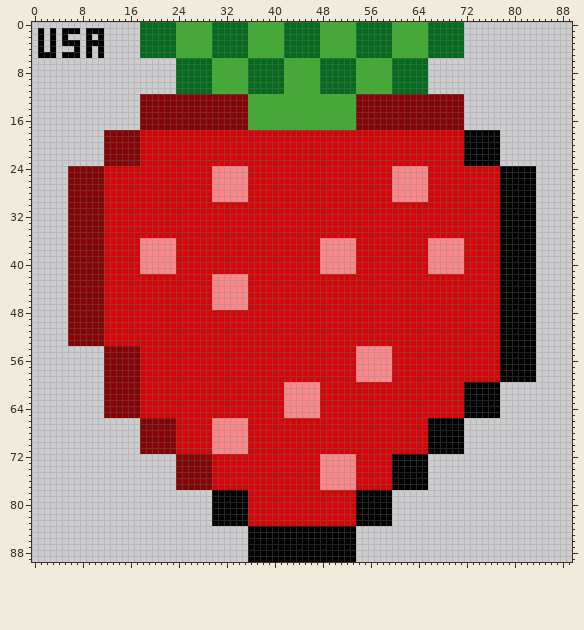
Two states of a sprite sheet, public/img/flavimg/usstrawberry.png. The picture above is the old version.
The file is 90x90 pixels.
Now the later version:
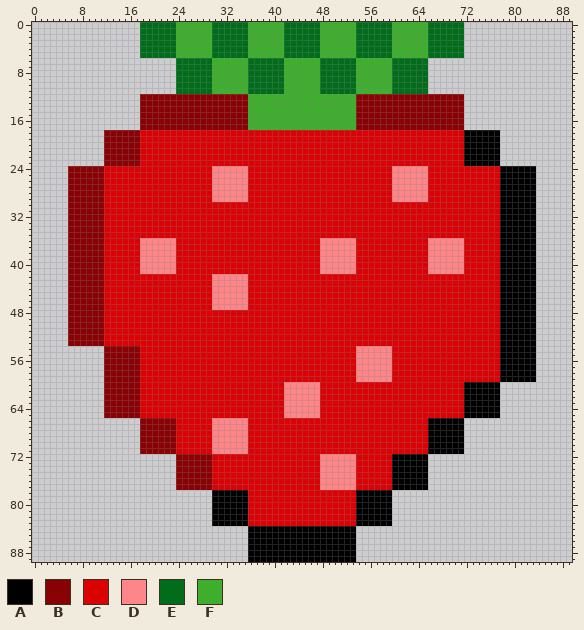
Palette (. is transparent): A #000000  B #880104  C #da0205  D #fe8688  E #016d1b  F #3eaf2d
The edit:
Changed rows in their new state; - is an unchanged pixel.
first column x 1:
 1 .-.-...-...
 2 .-.-.---.-.
 3 .-.-...-...
 4 .-.---.-.-.
 5 ...-...-.-.
